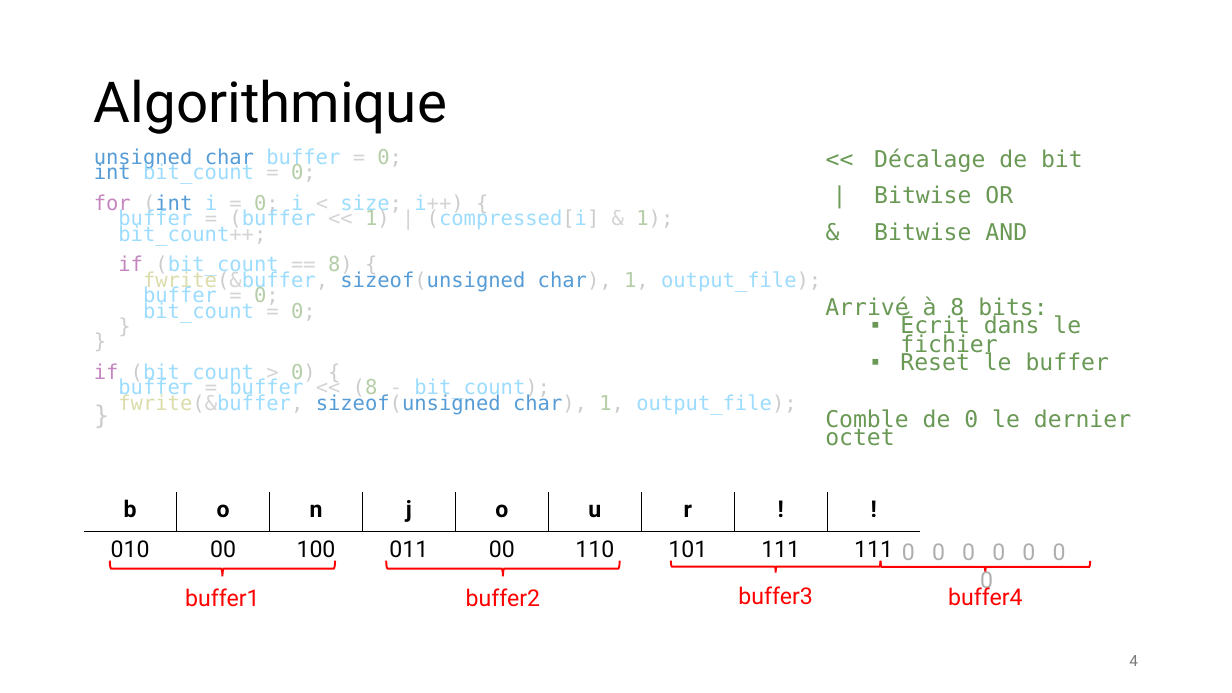
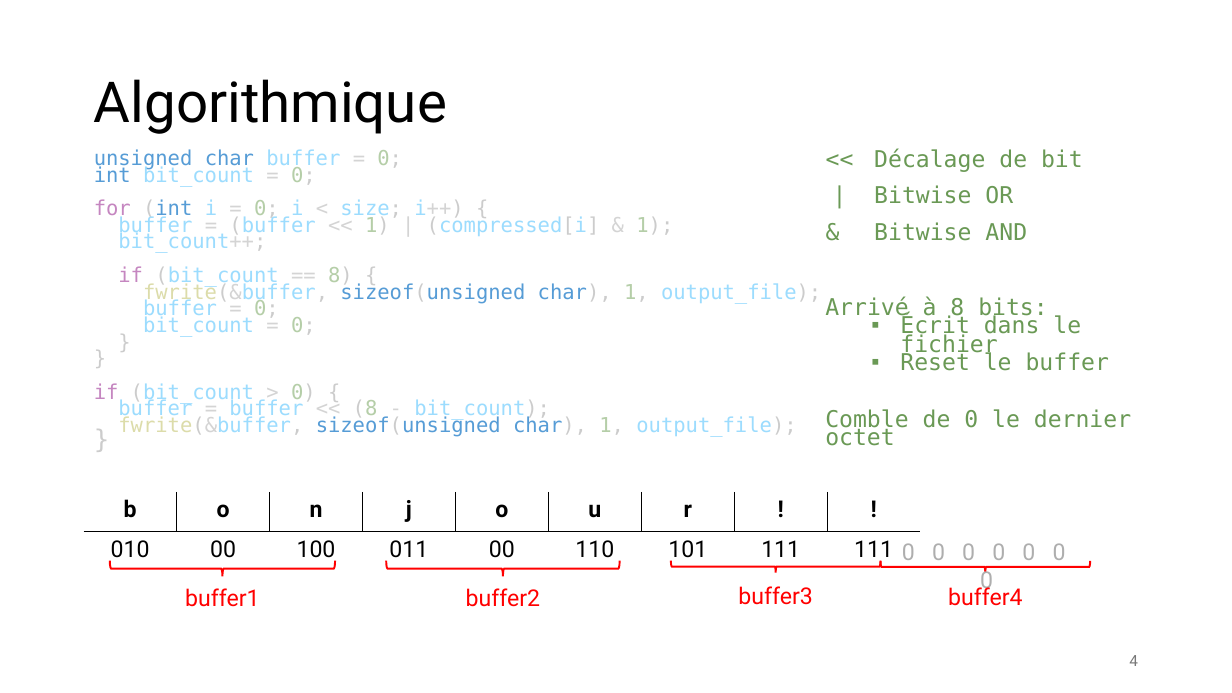
Before and after one commit to Tadf0in/PROJ631-MiniProjet2, a slide deck: slide 4 of Presentation.pptx. Drawn at 1232x693 pixels with LibreOffice and Linux fonts; fonts in the diff are those of the drawing. Boxes give left, top, right and bottom in pixels: in the first picture for what was removed or moved away, otherwise in the second. Text is boxed around its words. In the diff, an @@ line names an element or a change of style, - is before the commit and + after.

```diff
--- a/Presentation.pptx
+++ b/Presentation.pptx
@@ text "unsigned char buffer = 0;" at box(94, 149, 821, 437): line spacing 12pt to 13pt @@
```
Also in this commit, not shown: 1 slide added, 1 slide removed, 8 other files.
